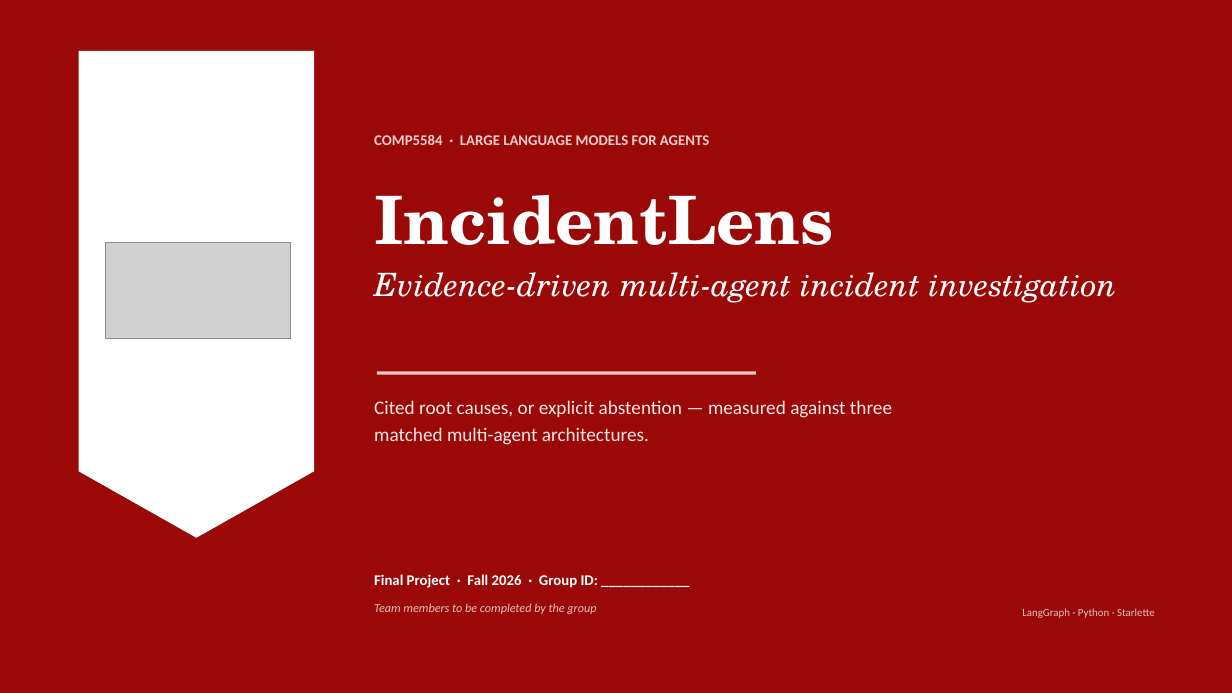
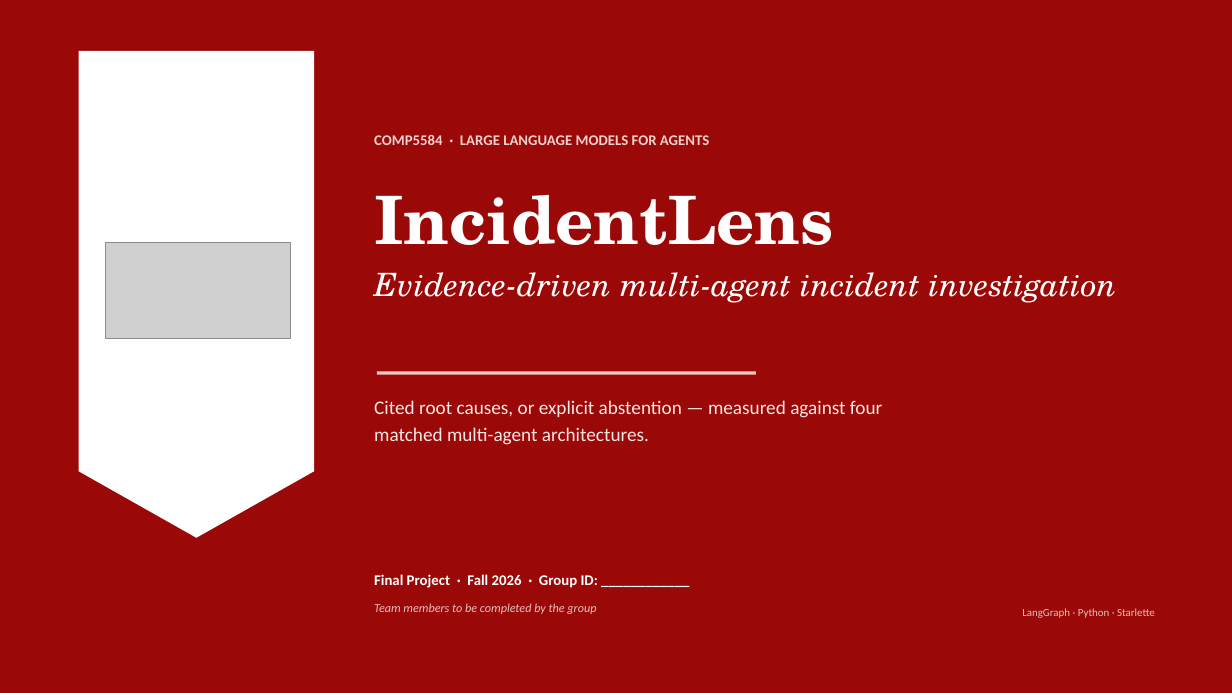
Before and after one commit to celvelzel/IncidentLens, a slide deck: slide 1 of presentation/IncidentLens_Final.pptx. Drawn at 1232x693 pixels with LibreOffice and Linux fonts; fonts in the diff are those of the drawing; grey boxes stand for pictures. Boxes give left, top, right and bottom in pixels: in the first picture for what was removed or moved away, otherwise in the second. Text is boxed around its words. In the diff, an @@ line names an element or a change of style, - is before the commit and + after.

```diff
--- a/presentation/IncidentLens_Final.pptx
+++ b/presentation/IncidentLens_Final.pptx
@@ text at [374, 400, 882, 445]: text changed @@
-Cited root causes, or explicit abstention — measured against three
-matched multi-agent architectures.
+Cited root causes, or explicit abstention — measured against four
+matched multi-agent architectures.
```
Also in this commit, not shown: 4 other slides changed, 11 other files.
